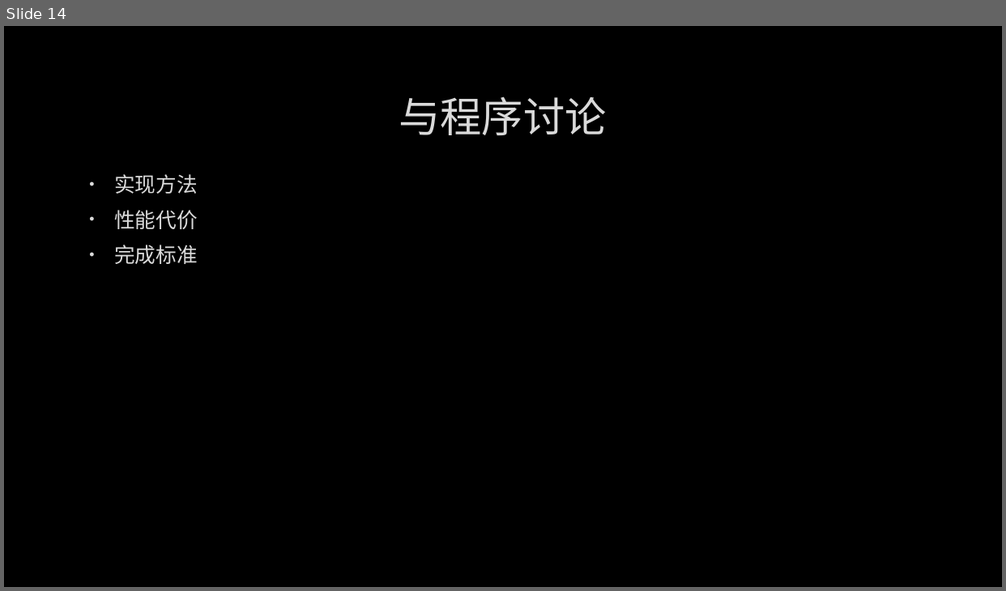
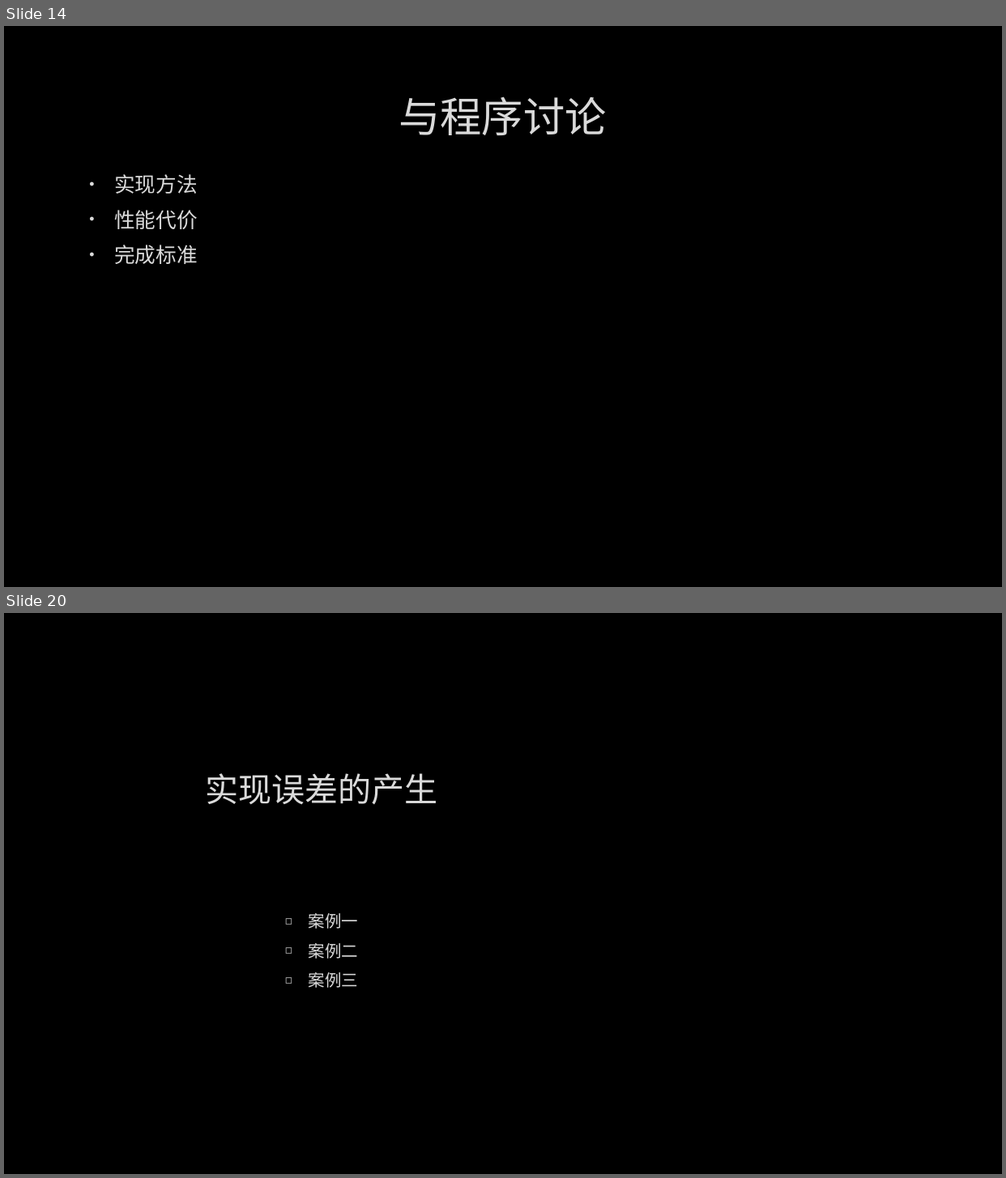
Before and after one commit to albertclass/Lessons, a slide deck: communication/策划与程序沟通技巧.pptx. Shown one above the other, each under a label of ours: slide 14 before the commit, slides 14 and 20 after it; the slides between them are not shown. The pictures are 1006x591 and 1006x1178 pixels, drawn with LibreOffice and Linux fonts; fonts in the diff are those of the drawing; background and template pictures are left out. Boxes give left, top, right and bottom in pixels: in the first picture for what was removed or moved away, otherwise in the second. Text is boxed around its words. In the diff, an @@ line names an element or a change of style, - is before the commit and + after.

```diff
--- a/communication/策划与程序沟通技巧.pptx
+++ b/communication/策划与程序沟通技巧.pptx
@@ slide 20 added at (4,613,1002,1174), background picture (left out) @@
@@ title added at (205,773,438,805), 32 pt, text #DADADA @@
+实现误差的产生
@@ text added at (309,914,358,988), 16 pt, text #DADADA @@
+◻ 案例一
+◻ 案例二
+◻ 案例三
```
Also in this commit, not shown: 2 slides changed, 5 other slides added, 3 slides removed.
